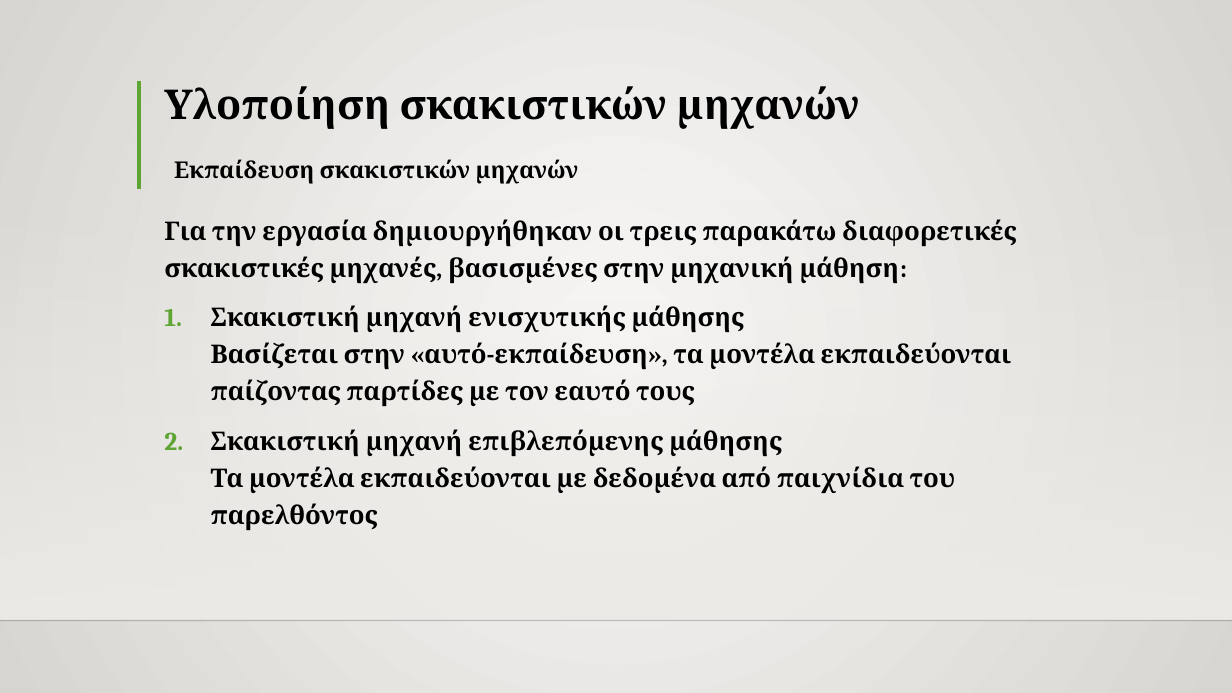
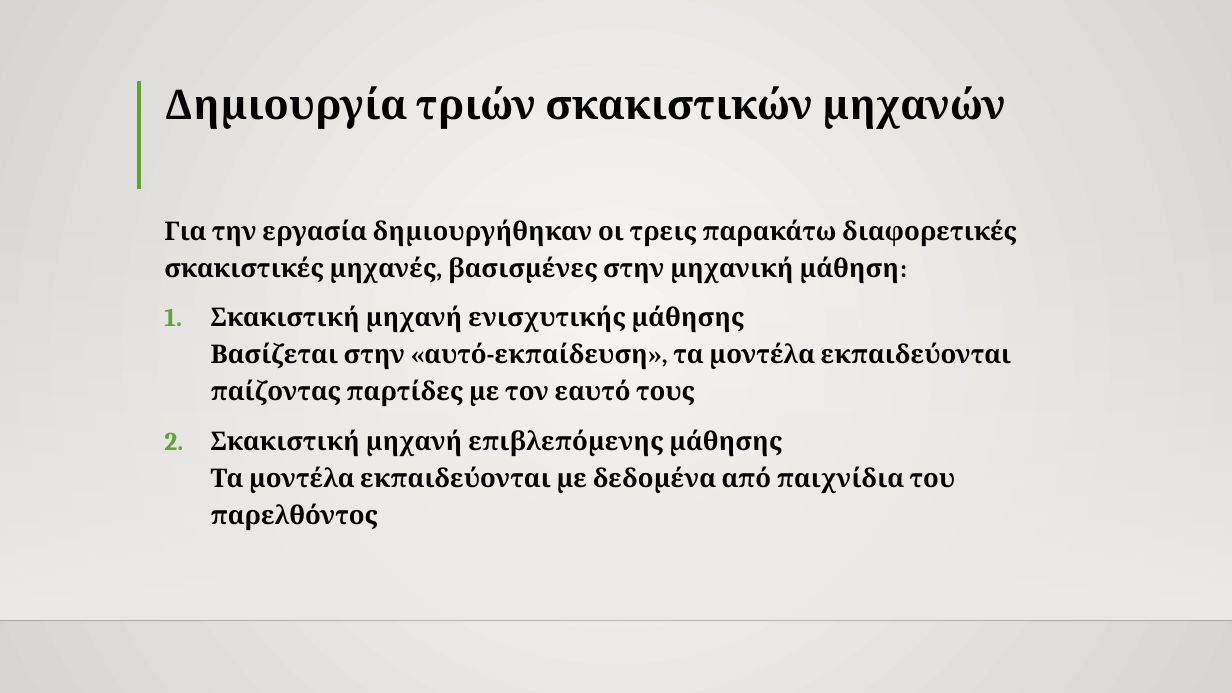
Before and after one commit to TheRazorace/Python-Chess-Engine, a slide deck: slide 35 of ΑΝΑΠΤΥΞΗ ΣΚΑΚΙΣΤΙΚΗΣ ΜΗΧΑΝΗΣ.pptx (slide 33 before the commit). Drawn at 1232x693 pixels with LibreOffice and Linux fonts; fonts in the diff are those of the drawing; background and template pictures are left out. Boxes give left, top, right and bottom in pixels: in the first picture for what was removed or moved away, otherwise in the second. Text is boxed around its words. In the diff, an @@ line names an element or a change of style, - is before the commit and + after.

```diff
--- a/ΑΝΑΠΤΥΞΗ ΣΚΑΚΙΣΤΙΚΗΣ ΜΗΧΑΝΗΣ.pptx
+++ b/ΑΝΑΠΤΥΞΗ ΣΚΑΚΙΣΤΙΚΗΣ ΜΗΧΑΝΗΣ.pptx
@@ title at (164,86,1006,129): text changed @@
-Υλοποίηση σκακιστικών μηχανών
+Δημιουργία τριών σκακιστικών μηχανών
@@ text removed at (174,159,578,184) @@
-Εκπαίδευση σκακιστικών μηχανών
```
Also in this commit, not shown: 19 other slides changed, 8 slides added.
